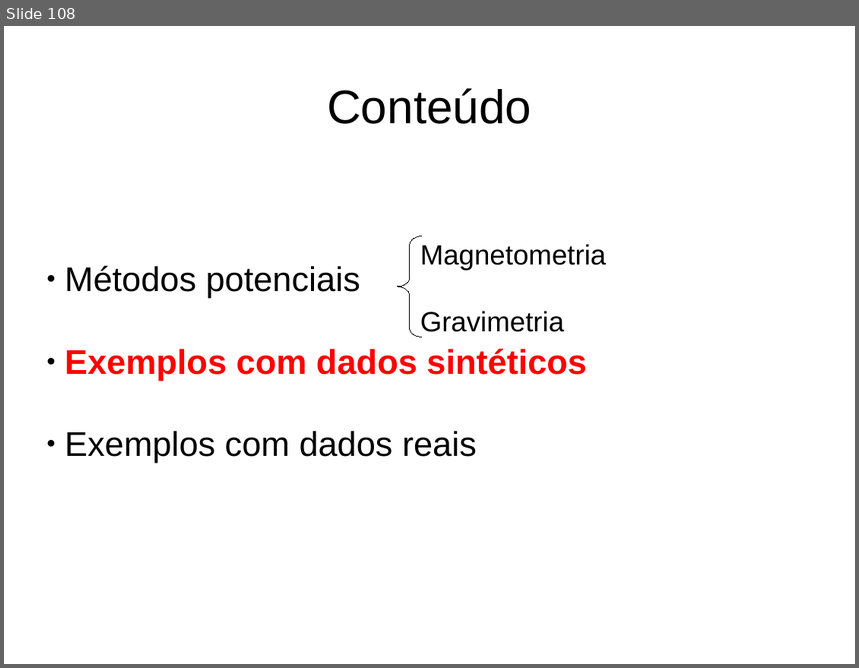
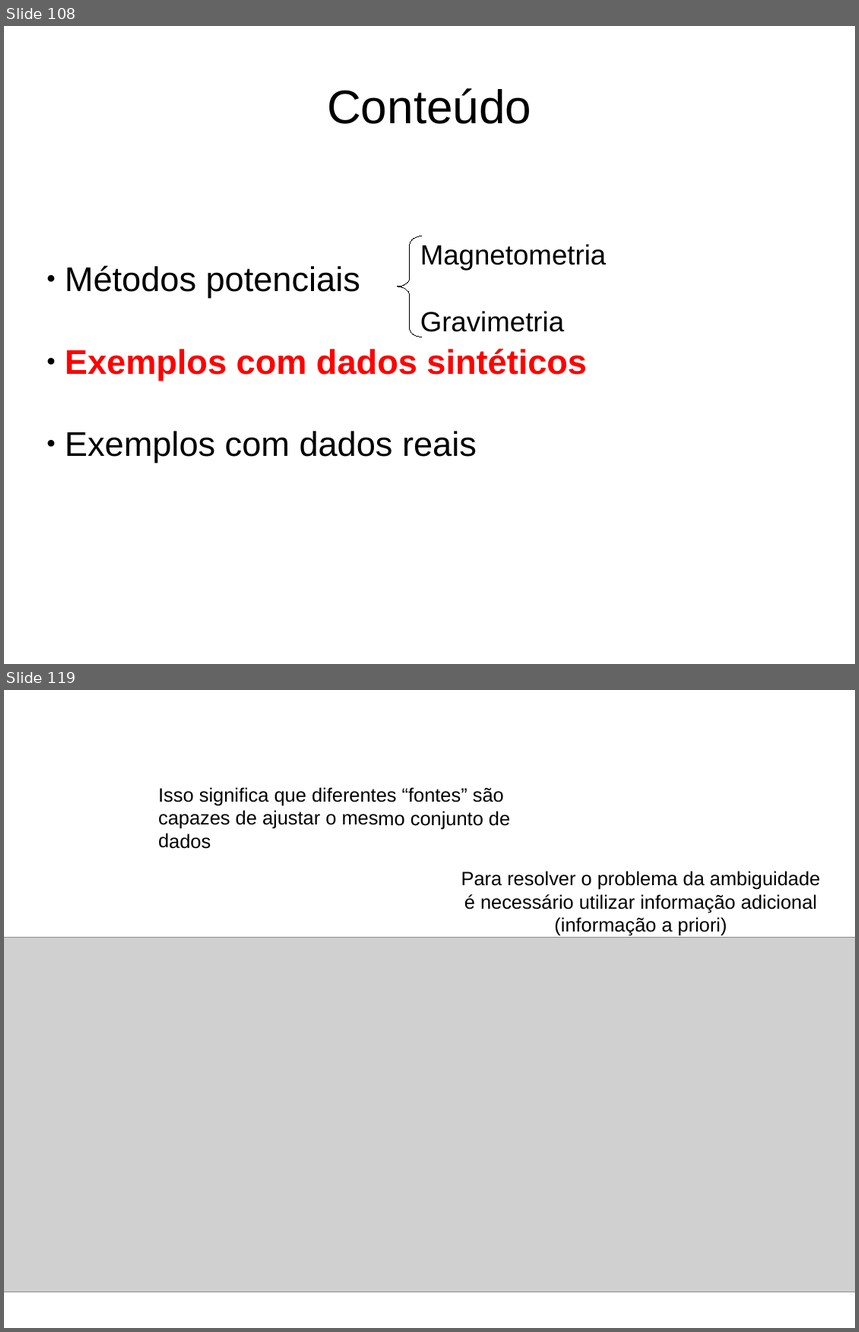
Before and after one commit to birocoles/UFRRJ-SEGEO2017, a slide deck: presentation/SEGEO2017.odp. Shown one above the other, each under a label of ours: slide 108 before the commit, slides 108 and 119 after it; the slides between them are not shown. The pictures are 859x668 and 859x1332 pixels, drawn with LibreOffice and Linux fonts; fonts in the diff are those of the drawing; grey boxes stand for pictures. Boxes give left, top, right and bottom in pixels: in the first picture for what was removed or moved away, otherwise in the second. Text is boxed around its words. In the diff, an @@ line names an element or a change of style, - is before the commit and + after.

```diff
--- a/presentation/SEGEO2017.odp
+++ b/presentation/SEGEO2017.odp
@@ slide 119 added at [4, 690, 855, 1328], background #FFFFFF @@
@@ text added at [158, 787, 510, 849], 18 pt, text #000000 @@
+Isso significa que diferentes “fontes” são capazes de ajustar o mesmo conjunto de dados
@@ text added at [462, 871, 820, 936], 18 pt, text #000000 @@
+Para resolver o problema da ambiguidade é necessário utilizar informação adicional (informação a priori)
@@ picture added at [4, 937, 855, 1293] @@
```
Also in this commit, not shown: 1 slide changed, 11 other slides added, 17 other files.
